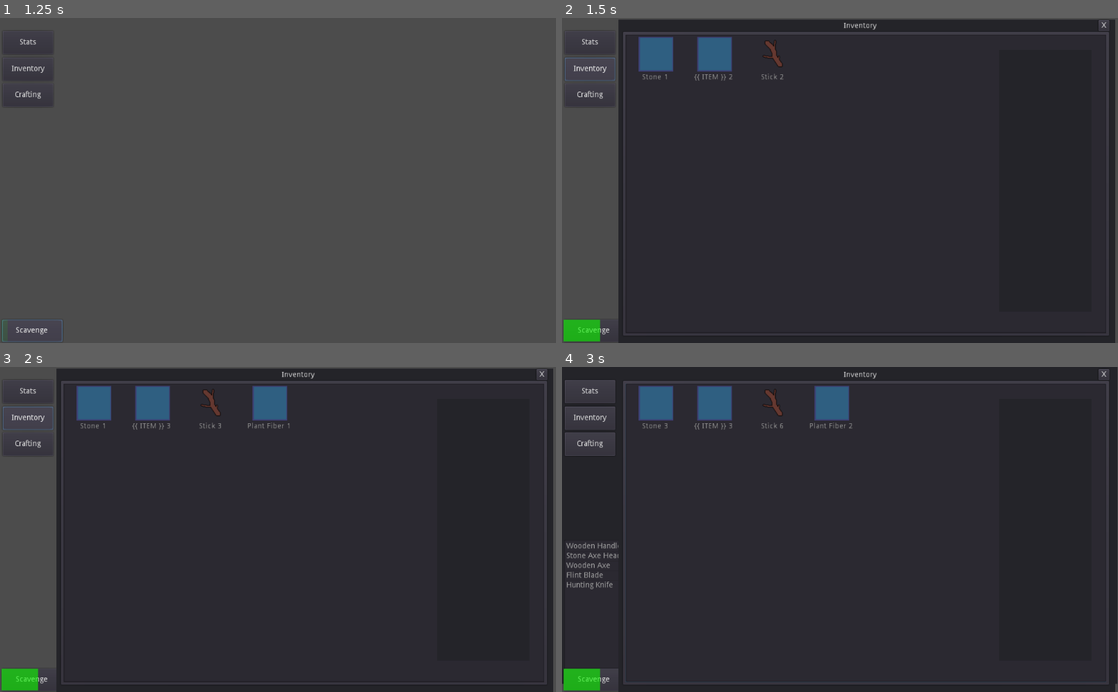
Above: before the commit, frames 1-4 (two rows, left to right).
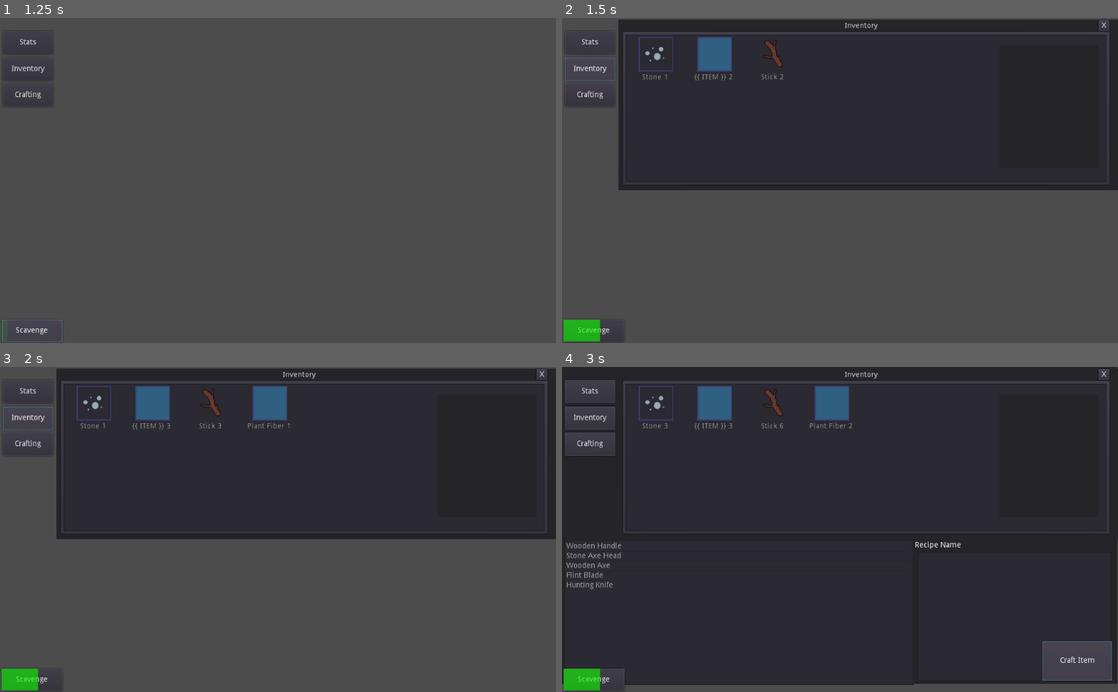
Above: after the commit, the same moments.

Repository: uncleBlobby/godot-scavenge-2d
Game: Godot game, scene res://Main.tscn
The game is run twice, just before and just after one commit, with the same random seed, the same clock (stepped at 60 frames per second) and the same inputs.
Inputs:
- Up to frame 1 (1.25 s): click "Scavenge" at 0.5 s
- Up to frame 2 (1.5 s): click "Inventory" at 1.25 s
- Up to frame 3 (2 s): no input
- Up to frame 4 (3 s): click "Crafting" at 2 s; click "Craft Item" at 2.75 s

Frame 1 is identical in both runs. In frame 2, 42% of the frame differs, in the area x 10-100%, y 0-100%; in frame 3, 42%; in frame 4, 4.4%.

Commit message:
added extra sprites

Diff:
--- a/Crafting.gd
+++ b/Crafting.gd
@@ -103,13 +103,8 @@
 		recipeComponentList.clear()
 		var selected = recipeList.get_selected_items()
 		var recipeName = recipeList.get_item_text(selected[0])
-		#print(recipeName)
 		selectedRecipe = recipeName
-		#print(selected[0])
-		#detailWindowTitle.set_text(recipeList[recipeList.get_selected_items()])
-		#print(recipeList.get_selected_items())
 		detailWindowTitle.set_text(recipeName)
-		#recipeComponentList.add_item(recipes[str(recipeName)].name, null, false)
 		for component in recipes[str(recipeName)].components:
 			recipeComponentList.add_item(recipes[str(recipeName)].components[component].name + ' x ' + str(recipes[str(recipeName)].components[component].quantity), null, false)
 		#what happens here if I add a comment?
--- a/Items.gd
+++ b/Items.gd
@@ -19,7 +19,7 @@
 		rarity = 0.75,
 		consumable = false,
 		craftable = true,
-		sprite = "res://assets/sprites/item-placeholder.png",
+		sprite = "res://assets/sprites/stone.png",
 	},
 	"Plant Fiber" : {
 		name = "Plant Fiber",
@@ -37,7 +37,7 @@
 		rarity = 0.33,
 		consumable = true,
 		craftable = true,
-		sprite = "res://assets/sprites/item-placeholder.png",
+		sprite = "res://assets/sprites/berries.png",
 	},
 	"Flint" : {
 		name = "Flint",
--- a/Main.tscn
+++ b/Main.tscn
@@ -203,15 +203,14 @@
 }
 
 [node name="Inventory" type="Node2D" parent="."]
-visible = false
 position = Vector2( -0.559448, -1.40921 )
 script = ExtResource( 5 )
 
 [node name="Panel" type="Panel" parent="Inventory"]
 margin_left = 105.0
 margin_top = 4.0
-margin_right = 1020.0
-margin_bottom = 609.0
+margin_right = 1025.0
+margin_bottom = 319.0
 __meta__ = {
 "_edit_use_anchors_": false
 }
@@ -233,8 +232,8 @@
 [node name="InventoryList" type="PanelContainer" parent="Inventory/Panel"]
 margin_left = 6.0
 margin_top = 21.0
-margin_right = 905.0
-margin_bottom = 586.0
+margin_right = 906.0
+margin_bottom = 307.0
 script = ExtResource( 6 )
 __meta__ = {
 "_edit_use_anchors_": false
@@ -243,17 +242,17 @@
 [node name="ItemList" type="ItemList" parent="Inventory/Panel/InventoryList"]
 margin_left = 7.0
 margin_top = 7.0
-margin_right = 892.0
-margin_bottom = 558.0
+margin_right = 893.0
+margin_bottom = 279.0
 max_columns = 6
 fixed_column_width = 100
 icon_mode = 0
 
 [node name="Panel" type="Panel" parent="Inventory/Panel/InventoryList/ItemList"]
 margin_left = 688.0
-margin_top = 28.0
-margin_right = 858.0
-margin_bottom = 511.0
+margin_top = 20.0
+margin_right = 871.0
+margin_bottom = 246.0
 __meta__ = {
 "_edit_use_anchors_": false
 }
Binary file added: assets/sprites/berries.png
Not shown, added: assets/sprites/berries.png.import
Binary file added: assets/sprites/stone.png
Not shown, added: assets/sprites/stone.png.import
